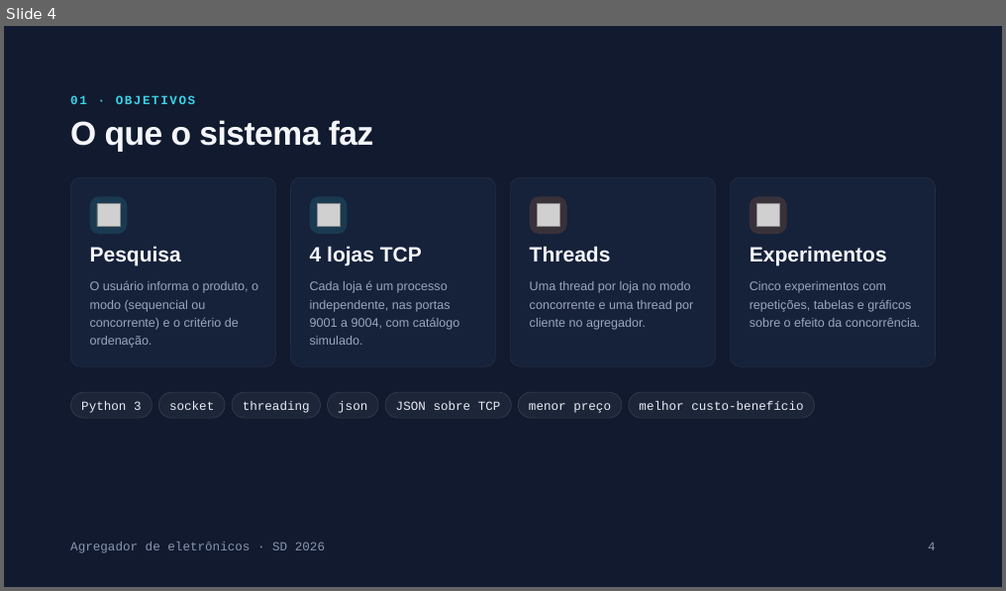
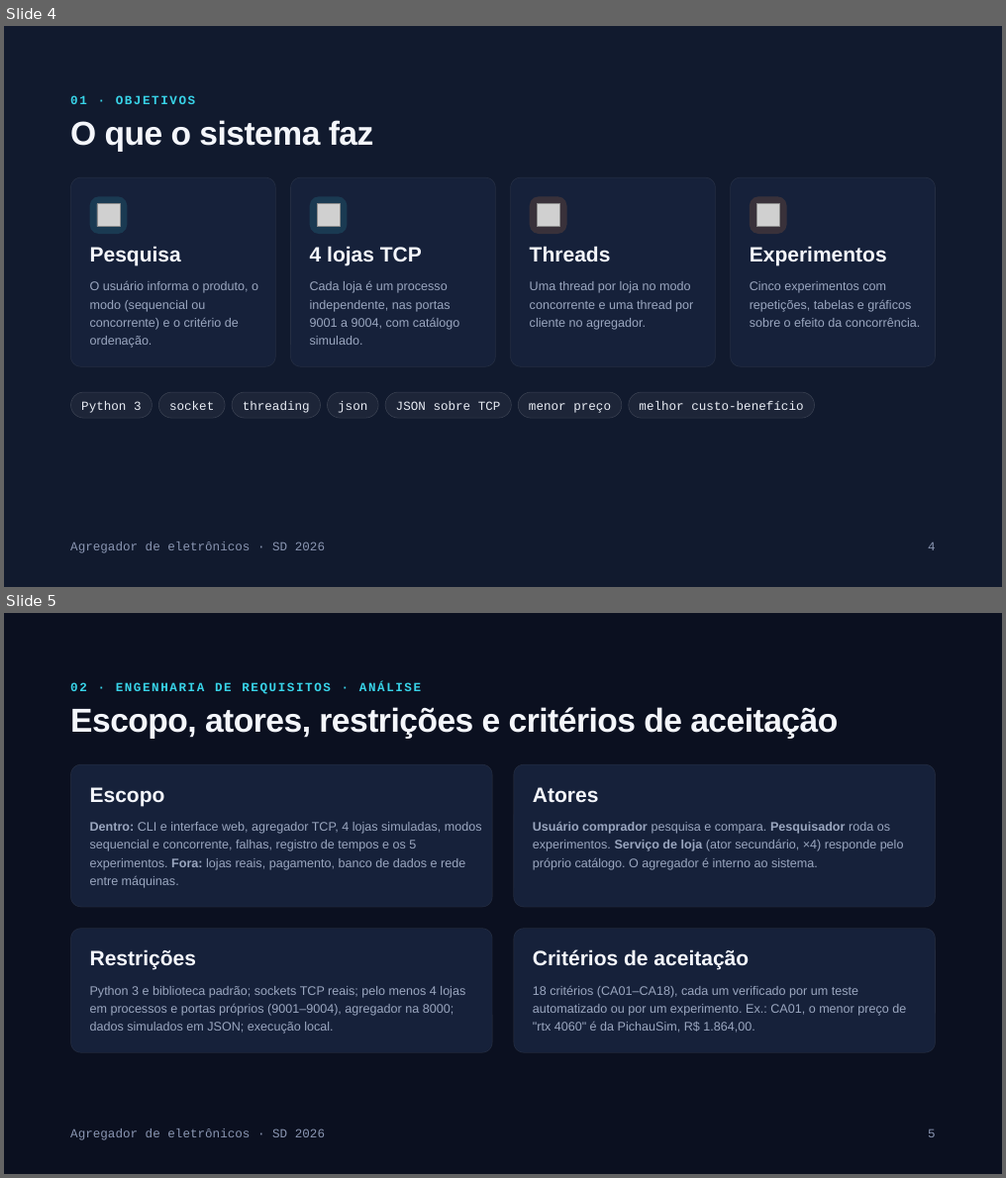
Before and after one commit to AngeloResplandes/agregador-precos-eletronicos, a slide deck: docs/apresentacao.pptx. Shown one above the other, each under a label of ours: slide 4 before the commit, slides 4 and 5 after it. The pictures are 1006x591 and 1006x1178 pixels, drawn with LibreOffice and Linux fonts; fonts in the diff are those of the drawing; grey boxes stand for pictures; background and template pictures are left out. Boxes give left, top, right and bottom in pixels: in the first picture for what was removed or moved away, otherwise in the second. Text is boxed around its words. In the diff, an @@ line names an element or a change of style, - is before the commit and + after.

Commit message:
Engenharia de software segue a seção 5 do enunciado
Conferência item a item com a seção 5 (análise de requisitos, RF, RNF
e modelagem) e ajustes no documento, no relatório e na apresentação.

- requisitos: só RF01-RF08 e RNF01-RNF05, um para cada exemplo das
  seções 5.2 e 5.3; o conteúdo de RF09-RF13 e RNF06-RNF08 foi
  incorporado aos que ficaram (falhas em RF05, catálogo em RF01,
  speedup em RF08, experimentos em RNF05, protocolo em RNF01, meta de
  desempenho em RNF02, Python/biblioteca padrão nas restrições);
  casos de uso, rastreabilidade e casos de teste remapeados
- modelagem: diagrama de casos de uso redesenhado em notação UML
  (diagramas/casos_de_uso.svg -> img/casos_de_uso.png), no lugar do
  fluxograma Mermaid; 02_modelagem aponta para as fontes dos diagramas
- relatório: seções 2 e 3 com os requisitos novos, CA01-CA18, escopo,
  restrições, UC05 e o gateway na arquitetura
- plano de testes: NC08, NC09, V11-V13 e PEND07
- apresentacao.pptx: nova exportação (20 slides) com o slide "Análise
  de requisitos", RF e RNF em tabelas e o diagrama UML
- README e comentário de componentes.tsx com as referências novas;
  .docx regerados

```diff
--- a/docs/apresentacao.pptx
+++ b/docs/apresentacao.pptx
@@ slide 5 added at (4,613,1002,1174), background picture (left out) @@
@@ text added at (70,682,421,694), 12 pt, text #38D3E8, bold @@
+02 · ENGENHARIA DE REQUISITOS · ANÁLISE
@@ title added at (70,707,838,739), 32 pt, text #F4F6FB, bold @@
+Escopo, atores, restrições e critérios de aceitação
@@ rounded rectangle added at (70,765,492,907), fill #16213A, outline #FFFFFF 0.5 pt @@
@@ text added at (90,787,165,806), 20 pt, text #F4F6FB, bold @@
+Escopo
@@ rounded rectangle added at (514,765,936,907), fill #16213A, outline #FFFFFF 0.5 pt @@
@@ text added at (533,787,599,803), 20 pt, text #F4F6FB, bold @@
+Atores
@@ text added at (90,822,482,888), 12 pt, text #9AA6BF @@
+Dentro: CLI e interface web, agregador TCP, 4 lojas simuladas, modos sequencial e concorrente, falhas, registro de tempos e os 5 experimentos. Fora: lojas reais, pagamento, banco de dados e rede entre máquinas.
@@ text added at (533,822,904,870), 12 pt, text #9AA6BF @@
+Usuário comprador pesquisa e compara. Pesquisador roda os experimentos. Serviço de loja (ator secundário, ×4) responde pelo próprio catálogo. O agregador é interno ao sistema.
@@ rounded rectangle added at (70,928,492,1053), fill #16213A, outline #FFFFFF 0.5 pt @@
@@ rounded rectangle added at (514,928,936,1053), fill #16213A, outline #FFFFFF 0.5 pt @@
@@ text added at (90,950,196,970), 20 pt, text #F4F6FB, bold @@
+Restrições
@@ text added at (533,950,748,970), 20 pt, text #F4F6FB, bold @@
+Critérios de aceitação
@@ text added at (90,986,465,1034), 12 pt, text #9AA6BF @@
+Python 3 e biblioteca padrão; sockets TCP reais; pelo menos 4 lojas em processos e portas próprios (9001–9004), agregador na 8000; dados simulados em JSON; execução local.
@@ text added at (533,986,906,1033), 12 pt, text #9AA6BF @@
+18 critérios (CA01–CA18), cada um verificado por um teste automatizado ou por um experimento. Ex.: CA01, o menor preço de "rtx 4060" é da PichauSim, R$ 1.864,00.
@@ text added at (70,1129,325,1141), 12 pt, text #8A96B2 @@
+Agregador de eletrônicos · SD 2026
@@ text added at (928,1129,936,1138), 12 pt, text #8A96B2 @@
+5
```
Also in this commit, not shown: 14 slides changed, 13 other files.
